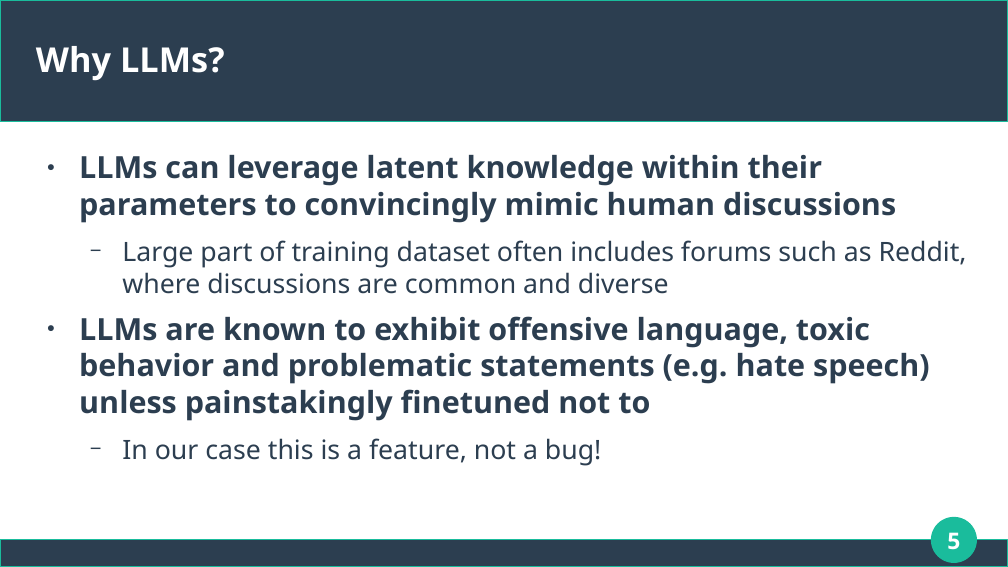
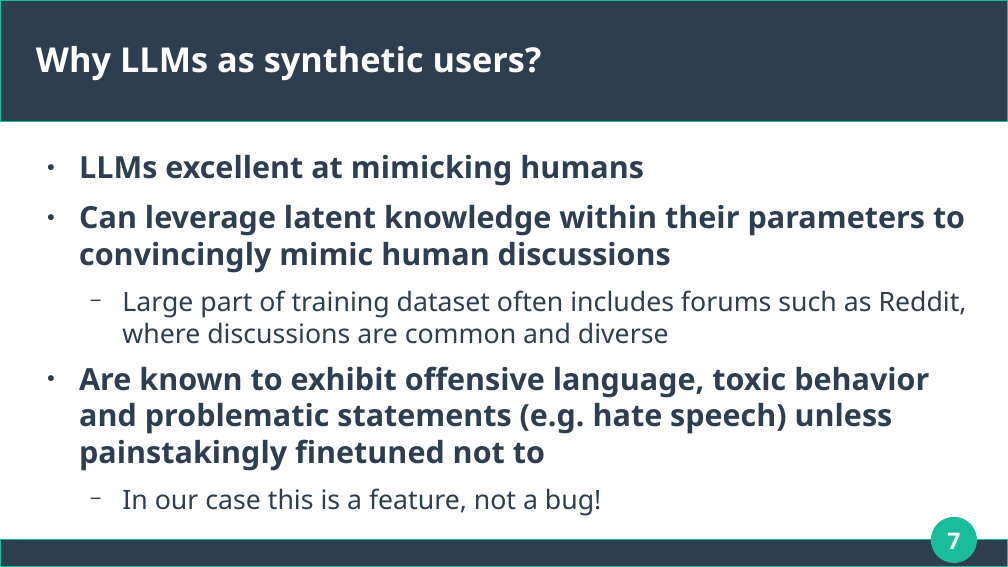
Before and after one commit to dimits-ts/llm_moderation_research, a slide deck: slide 7 of presentations/thesis.odp (slide 5 before the commit). Drawn at 1008x567 pixels with LibreOffice and Linux fonts; fonts in the diff are those of the drawing. Boxes give left, top, right and bottom in pixels: in the first picture for what was removed or moved away, otherwise in the second. Text is boxed around its words. In the diff, an @@ line names an element or a change of style, - is before the commit and + after.

```diff
--- a/presentations/thesis.odp
+++ b/presentations/thesis.odp
@@ title at [36, 46, 542, 81]: text changed @@
-Why LLMs?
+Why LLMs as synthetic users?
@@ text at [79, 155, 965, 273]: text changed @@
-● LLMs can leverage latent knowledge within their parameters to convincingly mimic human discussions
+● LLMs excellent at mimicking humans
+● Can leverage latent knowledge within their parameters to convincingly mimic human discussions
@@ text at [79, 366, 929, 471]: text changed @@
-● LLMs are known to exhibit offensive language, toxic behavior and problematic statements (e.g. hate speech) unless painstakingly finetuned not to
+● Are known to exhibit offensive language, toxic behavior and problematic statements (e.g. hate speech) unless painstakingly finetuned not to
@@ page number at [947, 532, 960, 549]: text changed @@
-5
+7
```
Also in this commit, not shown: 13 other slides changed, 8 slides added, 1 other file.
